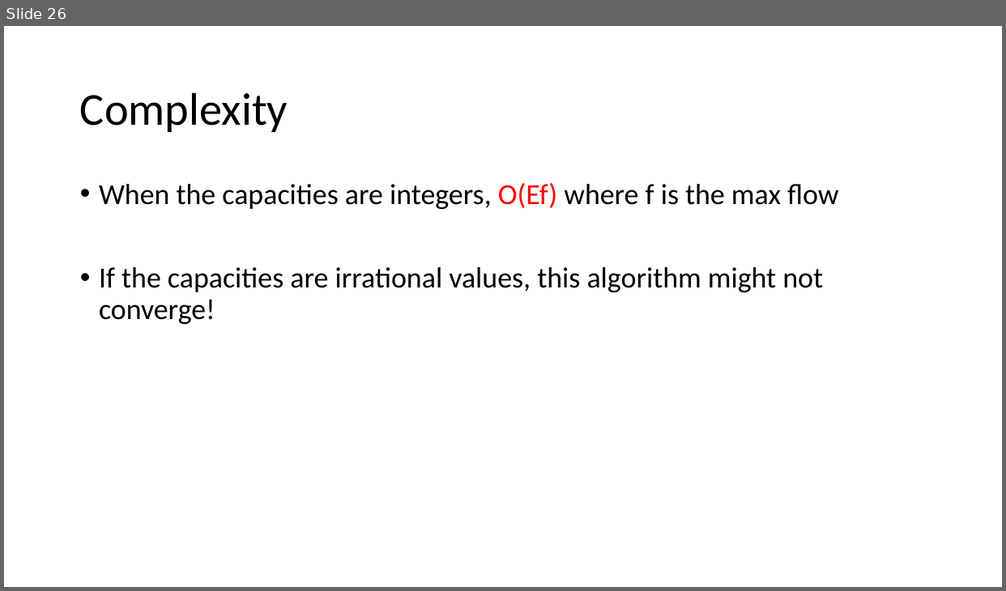
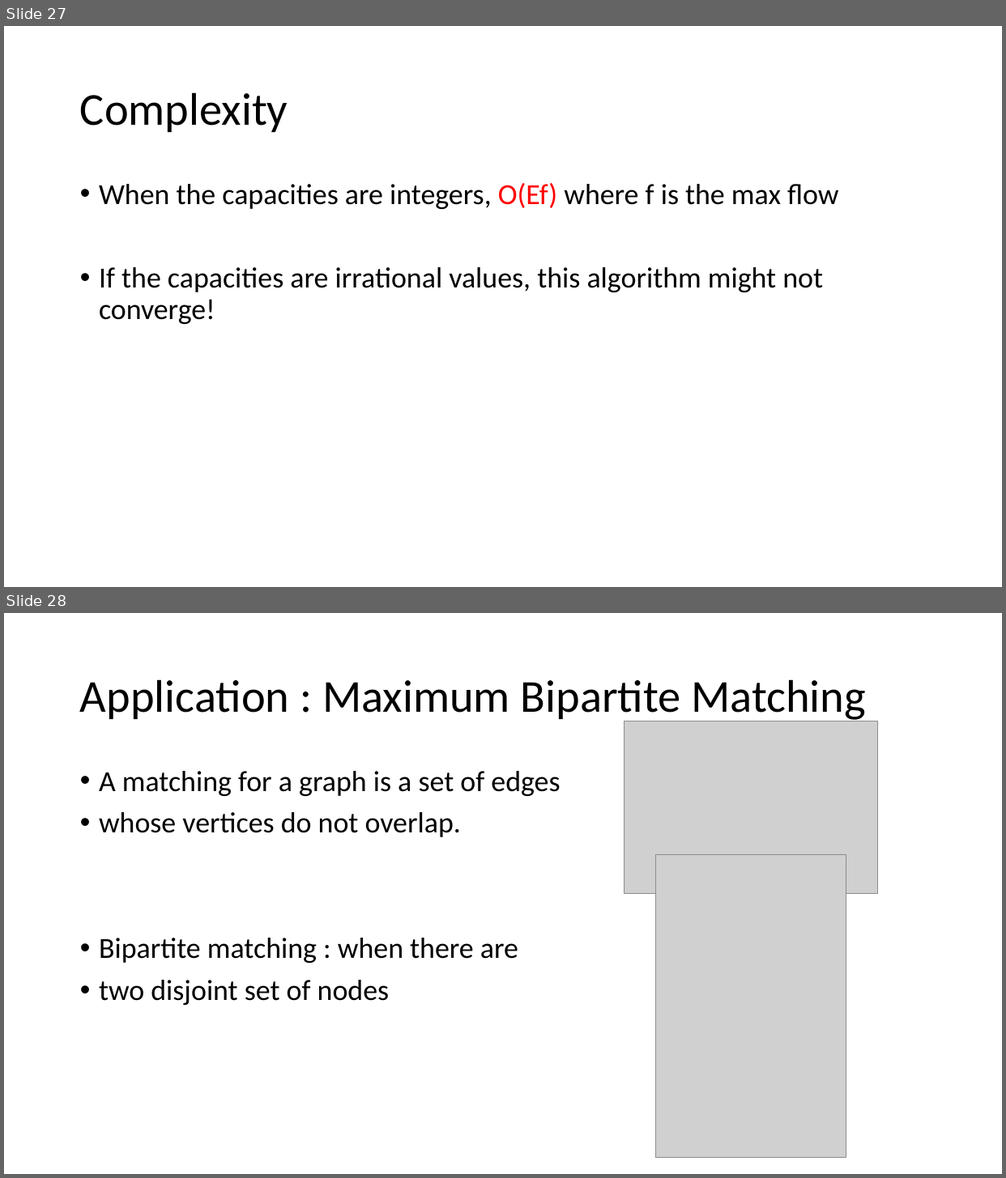
Before and after one commit to kwea123/cpp_data_algo, a slide deck: 10_Flow.pptx. Shown one above the other, each under a label of ours: slide 26 before the commit, slides 27 and 28 after it. The pictures are 1006x591 and 1006x1178 pixels, drawn with LibreOffice and Linux fonts; fonts in the diff are those of the drawing; grey boxes stand for pictures. Boxes give left, top, right and bottom in pixels: in the first picture for what was removed or moved away, otherwise in the second. Text is boxed around its words. In the diff, an @@ line names an element or a change of style, - is before the commit and + after.

```diff
--- a/10_Flow.pptx
+++ b/10_Flow.pptx
@@ slide 28 added at <box>4,613,1002,1174</box>, background #FFFFFF @@
@@ title added at <box>80,679,866,722</box>, 44 pt, text #000000 @@
+Application : Maximum Bipartite Matching
@@ picture added at <box>624,721,878,894</box> @@
@@ text added at <box>99,771,560,1005</box>, 28 pt, text #000000 @@
+• A matching for a graph is a set of edges
+• whose vertices do not overlap.
+• Bipartite matching : when there are
+• two disjoint set of nodes
@@ picture added at <box>656,855,846,1158</box> @@
@@ what was slide 26 is now slide 27 @@
```
Also in this commit, not shown: 1 slide changed, 2 other slides added, 4 other files.
